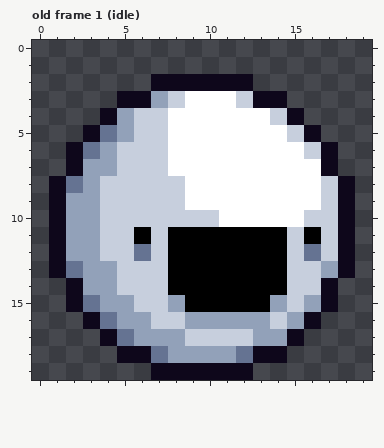
Two states of a pixel-art file, BurningKnight/Content/Animations/big_snowball.ase. The first picture shows the starting point.
24x24 pixels, 15 frames. Shown: old frame 1 (idle). The old version is drawn lined up with the new one, on the new canvas. The commit also changed other frames, which this record leaves out.
Once edited:
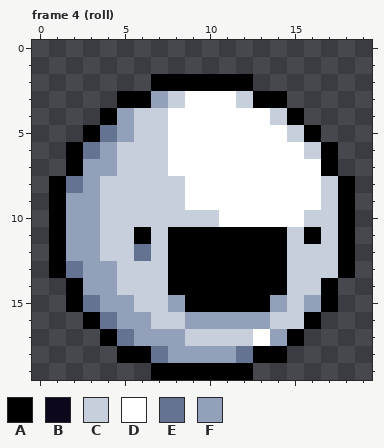
Palette (. is transparent): A #000000  B #0e071b  C #c7cfdd  D #ffffff  E #657392  F #92a1b9
A new or re-ordered frame is compared with the old frame closest to it.
From old to new:
canvas 24x24 -> 20x20, the old top-left corner now at -2,-1 (the part of the old canvas that was cut away was empty and is not shown)
frames re-ordered
--- frame 4 (roll) against old frame 1 (idle)
@@ x 0..19 @@
  1 ....................
- 2 .......BBBBBB.......
- 3 .....BBFCDDDCBB.....
- 4 ....BFCCDDDDDDCB....
- 5 ...BEFCCDDDDDDDCB...
- 6 ..BEFCCCDDDDDDDDCB..
- 7 ..BFFCCCDDDDDDDDDB..
- 8 .BEFCCCCCDDDDDDDDCB.
- 9 .BFFCCCCCDDDDDDDDCB.
-10 .BFFCCCCCCCDDDDDCCB.
-11 .BFFCCACAAAAAAACACB.
-12 .BFFCCECAAAAAAACECB.
-13 .BEFFCCCAAAAAAACCFB.
-14 ..BFFCCCAAAAAAACCB..
-15 ..BEFFCCFAAAAAFCFB..
-16 ...BEFFCCFFFFFCFB...
-17 ....BEFFFCCCCFFB....
-18 .....BBEFFFFEBB.....
-19 .......BBBBBB.......
+ 2 .......AAAAAA.......
+ 3 .....AAFCDDDCAA.....
+ 4 ....AFCCDDDDDDCA....
+ 5 ...AEFCCDDDDDDDCA...
+ 6 ..AEFCCCDDDDDDDDCA..
+ 7 ..AFFCCCDDDDDDDDDA..
+ 8 .AEFCCCCCDDDDDDDDCA.
+ 9 .AFFCCCCCDDDDDDDDCA.
+10 .AFFCCCCCCCDDDDDCCA.
+11 .AFFCCACAAAAAAACACA.
+12 .AFFCCECAAAAAAACCCA.
+13 .AEFFCCCAAAAAAACCCA.
+14 ..AFFCCCAAAAAAACCA..
+15 ..AEFFCCFAAAAAFCFA..
+16 ...AEFFCCFFFFFCCA...
+17 ....AEFFFCCCCDFA....
+18 .....AAEFFFFEAA.....
+19 .......AAAAAA.......
Changed places in both pictures, as pixel boxes (x1, y1, x2, y2):
changed: (49, 74, 355, 380)
